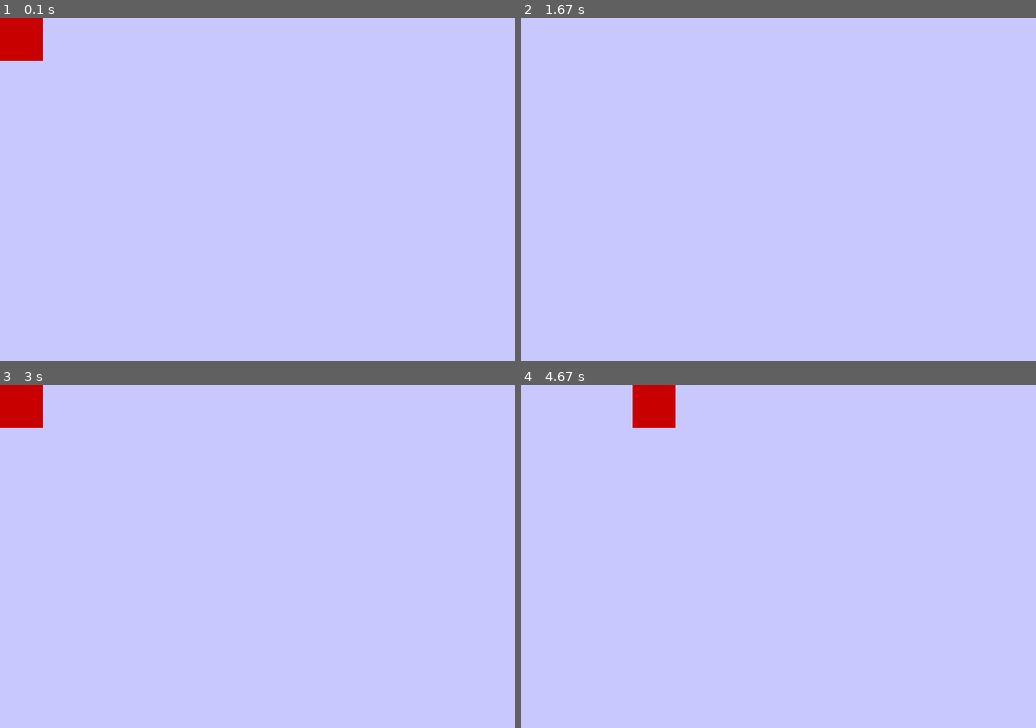
Above: before the commit, frames 1-4 (two rows, left to right).
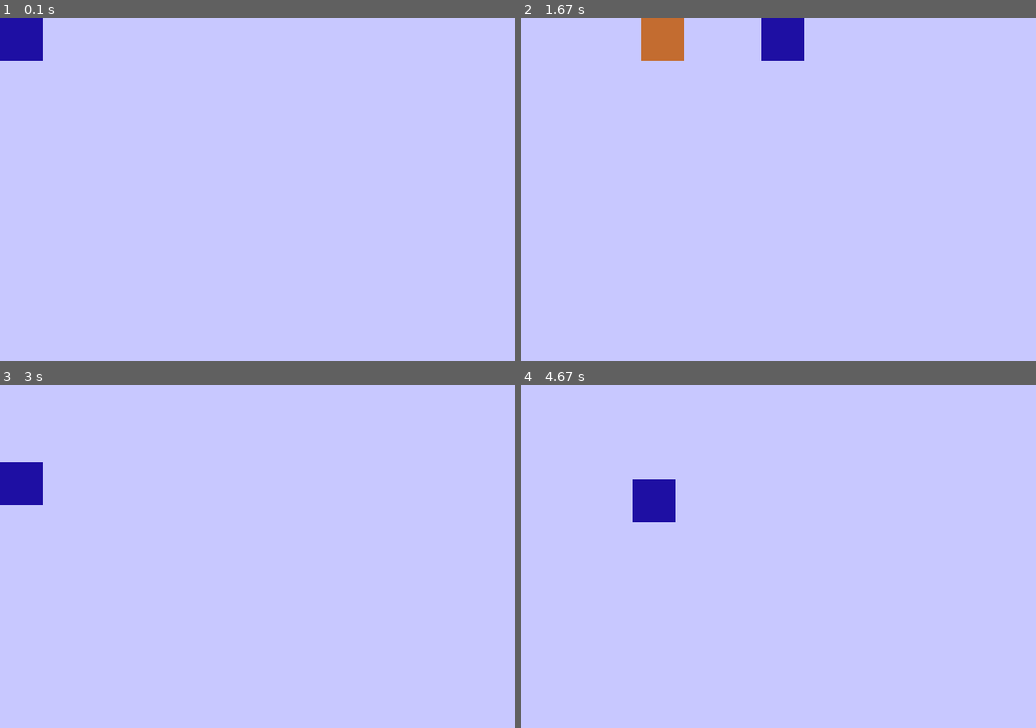
Above: after the commit, the same moments.

Repository: MKolman/pygame-test
Game: pygame game, started from main.py
Same seed, same stepped clock (60 frames per second), same inputs: the game is played once before the commit and once after it.
Inputs:
- Up to frame 1 (0.1 s): no input
- Up to frame 2 (1.67 s): hold Right 0.33-0.8 s; hold Up 0.83-1.13 s; hold W 0.83-1.13 s; hold Right 1.17-1.63 s; hold D 1.17-1.63 s
- Up to frame 3 (3 s): hold Left 1.67-2.2 s; hold A 1.67-2.2 s; hold Down 2.23-2.53 s; hold S 2.23-2.53 s; hold Left 2.57-2.97 s; hold A 2.57-2.97 s
- Up to frame 4 (4.67 s): hold Up 3-3.37 s; hold W 3-3.37 s; hold Right 3.4-4.03 s; hold D 3.4-4.03 s; hold Down 4.07-4.43 s; hold S 4.07-4.43 s; hold Left from 4.47 s (still down); hold A from 4.47 s (still down)

The runs differ from the first frame. In frame 1, 1.0% of the frame differs, in the area x 0-9%, y 0-13%; in frame 2, 2.1%, in the area x 23-55%, y 0-13%; in frame 3, 2.1%; in frame 4, 2.1%.

Commit message:
Dodal sem veliko komentarjev

Diff:
--- a/main.py
+++ b/main.py
@@ -1,60 +1,110 @@
+from random import randint
 import pygame
+
+# Velikost okna
+SIRINA = 600
+VISINA = 400
 
 
 class Igralec(pygame.sprite.Sprite):
-    def __init__(self):
+    """ Razred, ki opisuje enega igralca. Notri so njegove dimenzije, njegova
+    barva, katere tipke uporablja za premikanje,...
+    """
+
+    # Metoda __init__ je funkcija, ki se zazene ob kreairanju novega igralca.
+    # V njej nastavimo vse osnovne lastnosti igralca
+    def __init__(self, up=pygame.K_UP, down=pygame.K_DOWN,
+                 left=pygame.K_LEFT, right=pygame.K_RIGHT):
         super().__init__()
+        # Shranimo vse tipke za kasnejso uporabo
+        self.up = up
+        self.down = down
+        self.left = left
+        self.right = right
+
+        # Ustvari sliko igralca, ki je nakljucne barve
         self.image = pygame.Surface((50, 50))
-        self.image.fill((200, 0, 0))
+        self.image.fill((randint(0, 255), randint(0, 255), randint(0, 255)))
         self.rect = self.image.get_rect()
+
+        # Predpostavimo, da so vse tipke spuscene ob zacetku igre
         self.smeri = {
-            pygame.K_UP: False,
-            pygame.K_DOWN: False,
-            pygame.K_RIGHT: False,
-            pygame.K_LEFT: False,
+            self.up: False,
+            self.down: False,
+            self.right: False,
+            self.left: False,
         }
 
+    # ko uporabnik pritisne ali spusti neko tipko, si to oznacimo
     def oznaci_pritisk(self, smer, status):
         self.smeri[smer] = status
 
+    # Vsak frame igre moramo premakniti igralca. To dela metoda update, ki jo
+    # klǐcemo v vsakem prehodu
     def update(self):
-        if self.smeri[pygame.K_DOWN]:
-            igralec.premik(0, 5)
-        if self.smeri[pygame.K_UP]:
-            igralec.premik(0, -5)
-        if self.smeri[pygame.K_LEFT]:
-            igralec.premik(-5, 0)
-        if self.smeri[pygame.K_RIGHT]:
-            igralec.premik(5, 0)
+        if self.smeri[self.down]:
+            self.premik(0, 5)
+        if self.smeri[self.up]:
+            self.premik(0, -5)
+        if self.smeri[self.left]:
+            self.premik(-5, 0)
+        if self.smeri[self.right]:
+            self.premik(5, 0)
 
+    # Pomozna funkcija, ki premakne igralca in poskrbi, da ne gre iz ekrana
     def premik(self, x, y):
         self.rect.x += x
         self.rect.y += y
+        self.rect.x = max(self.rect.x, 0)
+        self.rect.y = max(self.rect.y, 0)
+        self.rect.right = min(self.rect.right, SIRINA)
+        self.rect.bottom = min(self.rect.bottom, VISINA)
 
+# Ustvarimo dva igralca, vsakega s svojim setom ukaznih tipk
+igralec = Igralec(pygame.K_w, pygame.K_s,
+                  pygame.K_a, pygame.K_d)
+igralec2 = Igralec()
 
-igralec = Igralec()
+# Oba igralca dodamo v skupino, da ju lazje skupaj risemo in posodabljamo
 igra_skupina = pygame.sprite.Group()
 igra_skupina.add(igralec)
+igra_skupina.add(igralec2)
 
-ekran = pygame.display.set_mode([600, 400])
+# Ustvarimo prazno okno definirane sirine in visine
+ekran = pygame.display.set_mode([SIRINA, VISINA])
+# Ura bo poskrbela, da se bo nasa igra predvajala pri 60 slikah na sekundo
 ura = pygame.time.Clock()
 
+# Definiramo spemenljivko s katero bomo spremljali, ali se vedno igramo igro
 igramo = True
 while igramo:
+    # Poskrbimo, da igra tece pri 60 slikah na sekundo
     ura.tick(60)
+
+    # Preverimo vse dogodke, ki so se zgodili v tem 1/60s
+    # To so vsi pritiski tipk na tipkovnici in miski
     for dogodek in pygame.event.get():
         if dogodek.type == pygame.QUIT:
+            # Ce uporabnik zapre okno nehajmo igrati
             igramo = False
         elif dogodek.type == pygame.KEYDOWN:
-            igralec.oznaci_pritisk(
-                dogodek.key, True)
+            # Ce uporabnik pritisne katerokoli tipko si to oznacimo
+            igralec.oznaci_pritisk(dogodek.key, True)
+            igralec2.oznaci_pritisk(dogodek.key, True)
         elif dogodek.type == pygame.KEYUP:
-            igralec.oznaci_pritisk(
-                dogodek.key, False)
+            # Ce uporabnik spusti katerokoli tipko si to oznacimo
+            igralec.oznaci_pritisk(dogodek.key, False)
+            igralec2.oznaci_pritisk(dogodek.key, False)
 
+    # Premakni oba igralca
     igra_skupina.update()
+
+    # Cel ekran prebarvaj z ozadjem
     ekran.fill((200, 200, 255))
+    # Na ekran narisi igralce
     igra_skupina.draw(ekran)
+    # Poskrbi, da se vse izrise na monitor
     pygame.display.flip()
 
+# Zapri okno pygame
 pygame.quit()
